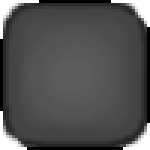
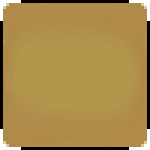
Layer changes from the first (150, 150) image to the second:
hid "ninepatch" over box(0, 0, 150, 150)
hid "concave_shadow" over box(3, 3, 147, 147)
hid "convex shadow", painted on it over box(12, 12, 150, 147)
added layer "ninepatch selection" above "selection" over box(0, 0, 150, 150)
added layer "selection" above "Layer copy" over box(3, 3, 147, 147)
hid "concave" over box(3, 3, 147, 147)
